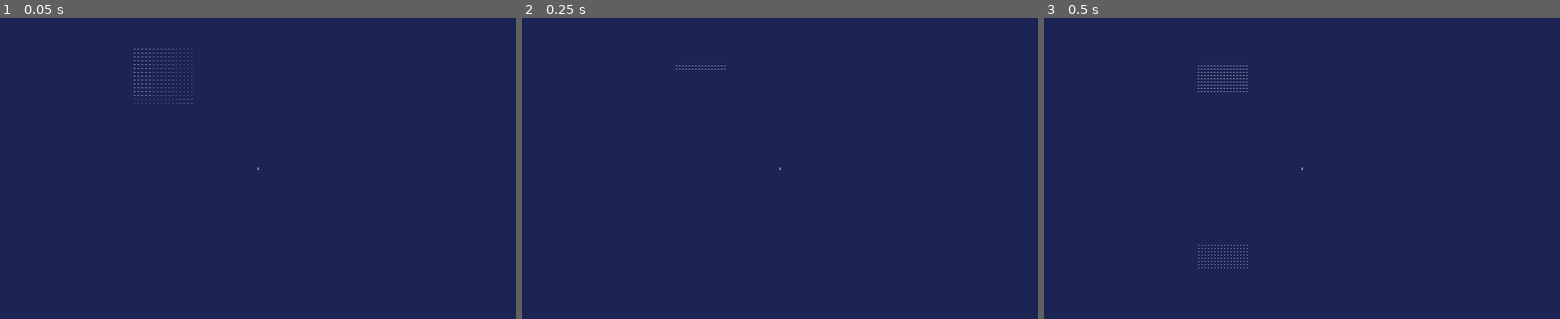
Above: before the commit, frames 1-3 (left to right).
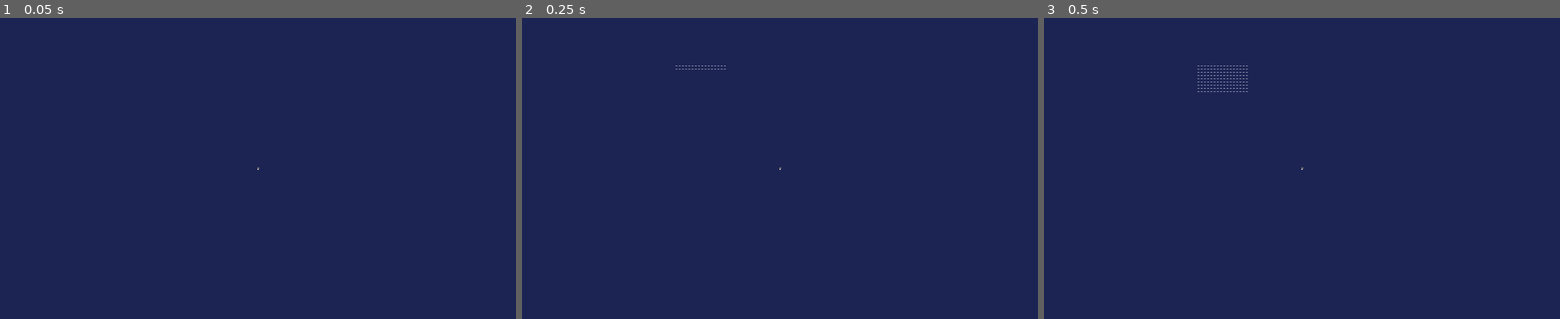
Above: after the commit, the same moments.

Repository: DennisSmuda/godot-chunking-system
Game: Godot game, scene res://scenes/Main.tscn
Two runs of this game, one before a commit and one after it. Both use one fixed random seed, a clock stepped at 60 frames per second and the inputs below.
Inputs:
- Up to frame 1 (0.05 s): no input
- Up to frame 2 (0.25 s): no input
- Up to frame 3 (0.5 s): no input

The runs differ from the first frame. In frame 1, 0.1% of the frame differs, in the area x 25-38%, y 10-29%; in frame 2, nothing differs; in frame 3, less than 0.1%.

Commit message:
style: comment code + some renaming

Diff:
--- a/src/World.gd
+++ b/src/World.gd
@@ -10,47 +10,56 @@
 
 var chunks := {}
 var unready_chunks = {}
-var current_chunk = null
 var chunk_radius = 2
 
-var thread
+var spawn_thread
 var kill_thread
-var timer
+var update_timer
 
-# Called when the node enters the scene tree for the first time.
+
+##
+# World.gd is a global script that loads/unloads chunks of tiles
+# depending on the player's position
+##
 func _ready():
-	thread = Thread.new()
+	spawn_thread = Thread.new()
 	kill_thread = Thread.new()
+
+	# noise generation
 	randomize()
 	noise.seed = randi()
 	noise.period = 32.0
 	noise.octaves = 3.0
 	noise.persistence = 0.8
-	print("World INIT!", Events)
 
+	# connect to player_move event
 	Events.connect("player_move", self, "on_player_move")
 
-	timer = Timer.new()
-	timer.connect("timeout",self,"update_timer")
-	timer.set_wait_time(0.125)
-	add_child(timer)
-	timer.start()
+	# update update_timer
+	update_timer = Timer.new()
+	update_timer.connect("timeout", self, "_on_update_timer_timeout")
+	update_timer.set_wait_time(0.125)
+	add_child(update_timer)
+	update_timer.start()
+
 
 ##
-# Add a chunk
+# add a chunk at pos(x, y)
 ##
 func add_chunk(x, y):
 	var key = str(x) + "," + str(y)
 
 	# return if chunk exists
-	if chunks.has(key) or unready_chunks.has(key): return
+	if chunks.has(key) or unready_chunks.has(key):
+		return
 
-	if not thread.is_active():
-		# print("Loading New Chunk: ", str(x), ", ", str(y))
-		thread.start(self, "load_chunk", [thread, x, y])
+	# start loading a new chunk if a spawn_thread is available
+	if not spawn_thread.is_active():
+		spawn_thread.start(self, "load_chunk", [spawn_thread, x, y])
 		unready_chunks[key] = 1
 
 
+# load a new chunk in a spawn_thread
 func load_chunk(arr):
 	var _thread = arr[0]
 	var x = arr[1]
@@ -62,45 +71,23 @@
 
 
 func load_done(x, y, chunk, _thread):
+	var key = str(x) + "," + str(y)
 	add_child(chunk)
-	var key = str(x) + "," + str(y)
 	chunks[key] = chunk
 	unready_chunks.erase(key)
 	_thread.wait_to_finish()
-	print("Load DONE: ", key)
 
 
-func create_chunk(x, y):
-	var new_chunk = _Chunk.instance()
-	new_chunk.noise = noise
-	new_chunk.chunk_size = chunk_size
-	new_chunk.chunk_x = x
-	new_chunk.chunk_y = y
-	return new_chunk
-
-
+# update player pos internal variable
 func on_player_move(_position):
 	player_pos = _position
 
-	if not last_player_pos:
-		last_player_pos = player_pos
-		update_player_pos()
-
-	if (last_player_pos - player_pos).length() > 64:
-		last_player_pos = player_pos
-		update_player_pos()
-
 
 # can also be in update -> watch for performance
-func update_timer():
+func _on_update_timer_timeout():
 	set_all_chunks_to_remove()
 	determine_chunks_to_keep()
 	clean_up_chunks()
-
-func update_player_pos():
-	set_all_chunks_to_remove()
-	determine_chunks_to_keep()
-	#clean_up_chunks()
 
 
 func determine_chunks_to_keep():
@@ -117,20 +104,7 @@
 				chunk.should_remove = false
 
 
-func get_chunk(x, y):
-	var key = str(x) + "," + str(y)
-	if chunks.has(key):
-		return chunks.get(key)
-
-	return null
-
-
-func set_all_chunks_to_remove():
-	for key in chunks:
-		chunks[key].should_remove = true
-
-
-# Look for a chunk to remove and start a thread to free it
+# Look for a chunk to remove and start a kill_thread to free it
 func clean_up_chunks():
 	for key in chunks:
 		var chunk = chunks[key]
@@ -140,18 +114,43 @@
 				kill_thread.start(self, "free_chunk", [chunk, key, kill_thread])
 
 
-func free_chunk(arg):
-	print("Free CHUNK!")
-	var _chunk = arg[0]
-	var _key = arg[1]
-	var _thread = arg[2]
+# free chunk inside a thread
+func free_chunk(args):
+	var _chunk = args[0]
+	var _key = args[1]
+	var _thread = args[2]
 
-	call_deferred("kill_chunk", _chunk, _key, _thread)
+	chunks.erase(_key)
+	_chunk.queue_free()
+
+	call_deferred("on_free_chunk", _chunk, _key, _thread)
 
 
-func kill_chunk(_chunk, _key, _thread):
-	print("kIllChunk: ", _chunk.get_child_count())
-	#_chunk.visible = false
-	chunks.erase(_key)
+# thread wait to finish function -> if some work needs to happen after chunk deletion
+func on_free_chunk(_chunk, _key, _thread):
 	_thread.wait_to_finish()
-	_chunk.queue_free()
+
+
+# create chunk at x,y position
+func create_chunk(x, y):
+	var new_chunk = _Chunk.instance()
+	new_chunk.noise = noise
+	new_chunk.chunk_size = chunk_size
+	new_chunk.chunk_x = x
+	new_chunk.chunk_y = y
+	return new_chunk
+
+
+# get chunk at x,y position
+func get_chunk(x, y):
+	var key = str(x) + "," + str(y)
+	if chunks.has(key):
+		return chunks.get(key)
+
+	return null
+
+
+# set all chunks to should_remove=true
+func set_all_chunks_to_remove():
+	for key in chunks:
+		chunks[key].should_remove = true
